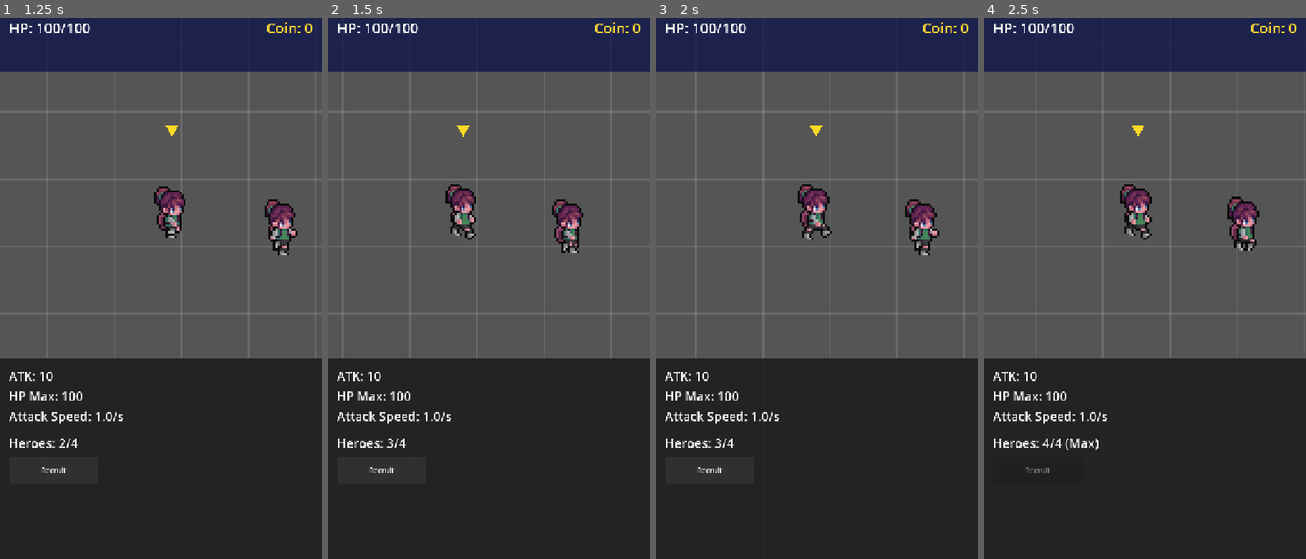
Above: before the commit, frames 1-4 (left to right).
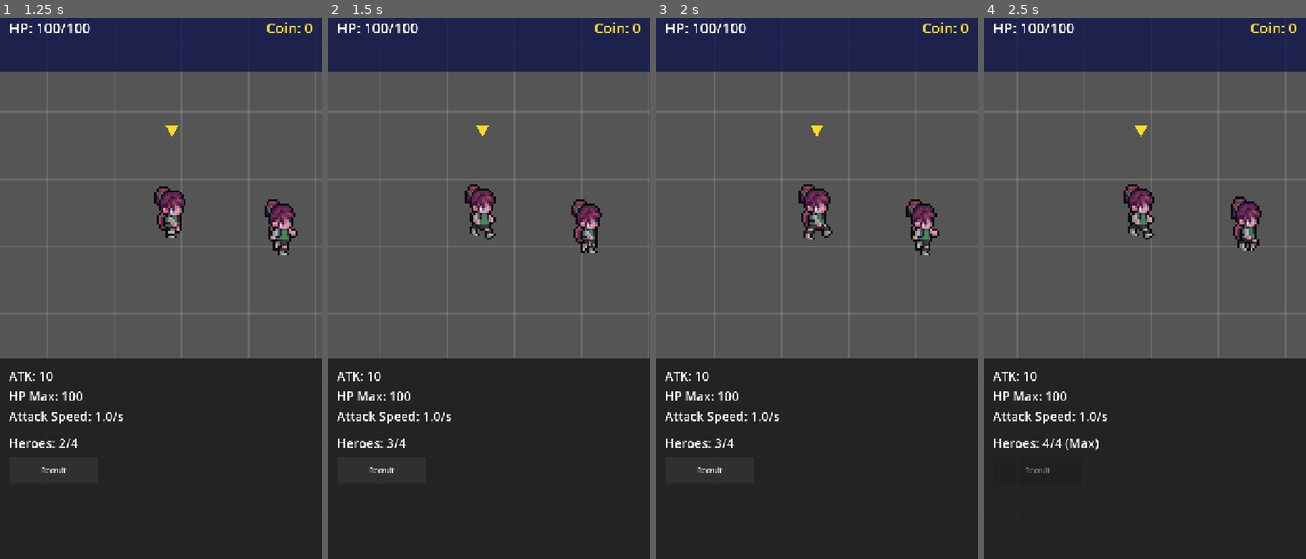
Above: after the commit, the same moments.

Repository: kernwaratjearadisak-bit/AI-GAME
Game: Godot game, scene res://Main.tscn
Two runs of this game, one before a commit and one after it. Both use one fixed random seed, a clock stepped at 60 frames per second and the inputs below.
Inputs:
- Up to frame 1 (1.25 s): click "Recruit" at 0.5 s
- Up to frame 2 (1.5 s): click "Recruit" at 1.25 s
- Up to frame 3 (2 s): no input
- Up to frame 4 (2.5 s): click "Recruit" at 2 s

Frame 1 is identical in both runs. In frame 2, 2.5% of the frame differs, in the area x 36-86%, y 19-44%; in frame 3, 0.5%; in frame 4, 1.3%.

Commit message:
Add 2-axis chase AI for heroes and enemies
- Hero picks the nearest living enemy in SightArea every frame and
  moves straight toward it on both axes at MOVE_SPEED; falls back to
  walking right when nothing is in sight
- Enemy gets a DetectArea (radius ENEMY_DETECT_RANGE); it chases the
  nearest hero inside it, attacks within STOP_DISTANCE, and stands
  still when no hero is detected
- Remove Enemy.is_active placeholder and global nearest-hero search

Co-Authored-By: Claude Opus 5.5 <noreply@anthropic.com>

Diff:
--- a/Enemy.gd
+++ b/Enemy.gd
@@ -3,47 +3,50 @@
 const WALK_SPEED := 80.0
 const STOP_DISTANCE := 40.0
 const COIN_SCENE := preload("res://CoinPickup.tscn")
-# อ้างอิงค่าเดียวกับ Hero เพื่อให้ปรับพร้อมกัน — ยังไม่ได้ใช้ รอระบบ detect ของ Enemy (ส่วนที่ 4)
+# อ้างอิงค่าเดียวกับ Hero เพื่อให้ปรับพร้อมกัน — ใช้เป็นรัศมีของ DetectArea
 const ENEMY_DETECT_RANGE: float = preload("res://Hero.gd").HERO_DETECT_RANGE
 
 @onready var sprite: Sprite2D = $Sprite2D
+@onready var detect_area: Area2D = $DetectArea
 
 var hp: int = 30
 var attack_damage: int = 5
 var attack_interval: float = 1.5
 var attack_timer: float = 0.0
-var stopped := false
 var target_hero: Node2D = null
-# เริ่มต้นยืนนิ่งที่จุดเกิด จนกว่าจะถูก detect (ระบบ detect จะทำในส่วนถัดไป)
-var is_active := false
+
+var heroes_in_detect: Array[Node2D] = []
+
+
+func _ready() -> void:
+	var detect_shape: CircleShape2D = detect_area.get_node("CollisionShape2D").shape
+	detect_shape.radius = ENEMY_DETECT_RANGE
+	detect_area.body_entered.connect(_on_detect_area_body_entered)
+	detect_area.body_exited.connect(_on_detect_area_body_exited)
 
 
 func _process(delta: float) -> void:
-	if hp <= 0 or not is_active:
+	if hp <= 0:
 		return
 
-	_update_target()
+	# ไม่มี Hero ใน DetectArea (ยังไม่เคยเจอ หรือ Hero ออกนอกระยะไปแล้ว) = ยืนนิ่งที่ตำแหน่งปัจจุบัน
+	target_hero = _find_nearest_hero_in_detect()
 	if target_hero == null:
+		attack_timer = 0.0
 		return
 
-	if not stopped:
+	if global_position.distance_to(target_hero.global_position) > STOP_DISTANCE:
+		attack_timer = 0.0
 		_walk_toward_target(delta)
 	else:
 		_attack_target(delta)
 
 
-func _update_target() -> void:
-	if is_instance_valid(target_hero) and target_hero.hp > 0:
-		return
-	target_hero = _find_nearest_hero()
-	stopped = false
-
-
-func _find_nearest_hero() -> Node2D:
+func _find_nearest_hero_in_detect() -> Node2D:
 	var closest: Node2D = null
 	var closest_dist := INF
-	for hero in get_tree().get_nodes_in_group("heroes"):
-		if hero.hp <= 0:
+	for hero in heroes_in_detect:
+		if not is_instance_valid(hero) or hero.hp <= 0:
 			continue
 		var dist: float = global_position.distance_to(hero.global_position)
 		if dist < closest_dist:
@@ -52,11 +55,8 @@
 	return closest
 
 
+# เดินตรงเข้าหา Hero ตามเวกเตอร์ทิศทางจริง (ทั้งแกน X และ Y) จนกว่าจะเข้าระยะโจมตี
 func _walk_toward_target(delta: float) -> void:
-	var distance := global_position.distance_to(target_hero.global_position)
-	if distance <= STOP_DISTANCE:
-		stopped = true
-		return
 	global_position = global_position.move_toward(target_hero.global_position, WALK_SPEED * delta)
 
 
@@ -87,3 +87,11 @@
 	var coin := COIN_SCENE.instantiate()
 	get_parent().add_child(coin)
 	coin.global_position = global_position
+
+
+func _on_detect_area_body_entered(body: Node2D) -> void:
+	heroes_in_detect.append(body)
+
+
+func _on_detect_area_body_exited(body: Node2D) -> void:
+	heroes_in_detect.erase(body)
--- a/Enemy.tscn
+++ b/Enemy.tscn
@@ -1,9 +1,12 @@
-[gd_scene load_steps=5 format=3]
+[gd_scene load_steps=6 format=3]
 
 [ext_resource type="Script" path="res://Enemy.gd" id="1"]
 
 [sub_resource type="RectangleShape2D" id="RectangleShape2D_1"]
 size = Vector2(40, 60)
+
+[sub_resource type="CircleShape2D" id="CircleShape2D_detect"]
+radius = 400.0
 
 [sub_resource type="Gradient" id="Gradient_1"]
 colors = PackedColorArray(0.85, 0.15, 0.15, 1, 0.85, 0.15, 0.15, 1)
@@ -23,3 +26,11 @@
 
 [node name="Sprite2D" type="Sprite2D" parent="."]
 texture = SubResource("GradientTexture2D_1")
+
+[node name="DetectArea" type="Area2D" parent="."]
+collision_layer = 0
+collision_mask = 4
+input_pickable = false
+
+[node name="CollisionShape2D" type="CollisionShape2D" parent="DetectArea"]
+shape = SubResource("CircleShape2D_detect")
--- a/Hero.gd
+++ b/Hero.gd
@@ -8,7 +8,6 @@
 # รัศมีของ SightArea (เดิม 200 ใน Hero.tscn) — ขยาย 2 เท่าเพราะ World แนวตั้งแคบลง
 const HERO_DETECT_RANGE := 400.0
 const WORLD_SCRIPT := preload("res://World.gd")
-const CHASE_SPEED := 100.0
 const HERO_SEPARATION_DISTANCE := 24.0
 const SEPARATION_PUSH_SPEED := 80.0
 
@@ -84,10 +83,12 @@
 	if enemies_in_attack_range.is_empty():
 		state = HeroState.SEEKING
 		attack_timer = 0.0
-		if enemies_in_sight.is_empty():
+		# หาเป้าใหม่ทุกเฟรม — ถ้าเป้าเดิมตาย/หายไป จะได้ตัวใกล้สุดตัวถัดไปทันที
+		var target := _find_nearest_enemy_in_sight()
+		if target:
+			_chase_enemy(target, delta)
+		else:
 			_walk_forward(delta)
-		else:
-			_chase_sighted_enemy(delta)
 		return
 
 	state = HeroState.FIGHTING
@@ -97,19 +98,28 @@
 		_attack_current_target()
 
 
-# เดินไปทางขวาเรื่อยๆ ด้วย position ของ Hero เอง (แทนการเลื่อน World แบบเดิม)
-# TODO: รอบถัดไปจะเปลี่ยนเป็น AI ไล่ล่าแบบ 2 แกน
+# fallback เมื่อไม่มี Enemy ใน SightArea: เดินไปทางขวาเรื่อยๆ
 func _walk_forward(delta: float) -> void:
 	global_position = WORLD_SCRIPT.clamp_to_bounds(global_position + Vector2.RIGHT * MOVE_SPEED * delta)
 
 
-func _chase_sighted_enemy(delta: float) -> void:
-	if enemies_in_sight.is_empty():
-		return
-	var target: Node2D = enemies_in_sight[0]
-	if not is_instance_valid(target):
-		return
-	position = position.move_toward(target.global_position, CHASE_SPEED * delta)
+func _find_nearest_enemy_in_sight() -> Node2D:
+	var nearest: Node2D = null
+	var nearest_dist := INF
+	for enemy in enemies_in_sight:
+		if not is_instance_valid(enemy) or enemy.hp <= 0:
+			continue
+		var dist := global_position.distance_to(enemy.global_position)
+		if dist < nearest_dist:
+			nearest_dist = dist
+			nearest = enemy
+	return nearest
+
+
+# เดินตรงเข้าหา Enemy ตามเวกเตอร์ทิศทางจริง (ทั้งแกน X และ Y) จนกว่าจะเข้า AttackArea
+func _chase_enemy(target: Node2D, delta: float) -> void:
+	var next_position := global_position.move_toward(target.global_position, MOVE_SPEED * delta)
+	global_position = WORLD_SCRIPT.clamp_to_bounds(next_position)
 
 
 func _physics_process(_delta: float) -> void:
